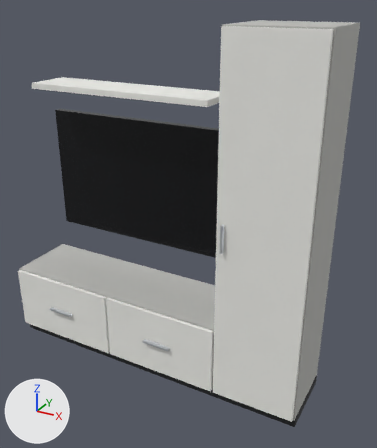
What one commit did to the glTF model modeller/tv-1800.glb.
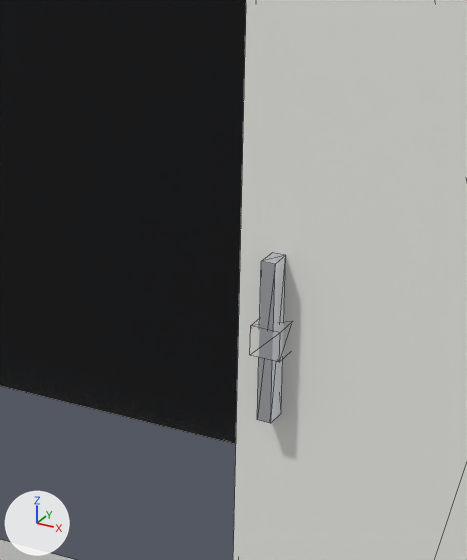
Old and new are each drawn whole from a camera (50 mm lens) standing at (1.401, -2.406, 2.008) and looking at (0.167, -0.161, 0.886) and again close up on the part from 46% to 68% of the width and 40% to 62% of the height. Lighting does not change. The marker at lower left points along +X, +Y and +Z. The last two pictures show the newer version. The close-ups show mesh edges as thin lines. Vertices at exactly the same position are counted once.

In view in the first close-up: 'mobilya'.
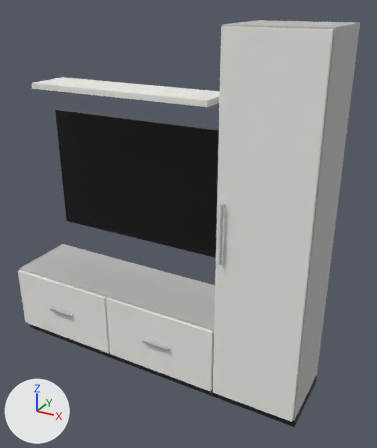
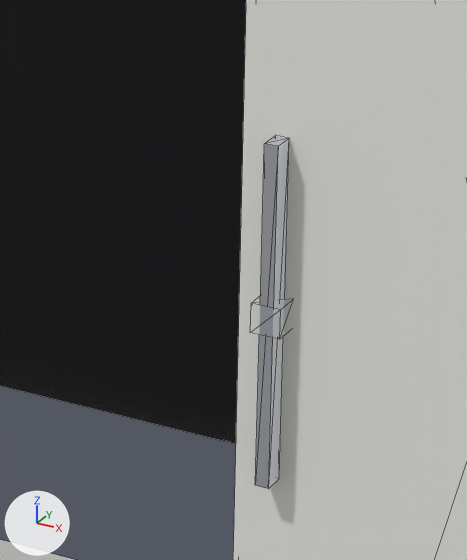
What differs and where, as boxes [x1, y1, x2, y2] in the close-ups (467 x 560 px; the box of a moved part takes in the faces that stretch with it):
part 1 of me_mesh_0, moved or reshaped
    before: [257, 253, 286, 423]
    after: [255, 135, 289, 489]
part 2 of me_mesh_0, moved or reshaped
    before: [250, 318, 292, 362]
    after: [250, 296, 293, 339]

The change, as a diff of the scene's bpy script:
```diff
--- a/modeller/tv-1800.glb.py
+++ b/modeller/tv-1800.glb.py
@@ me_mesh_0 @@
 me_mesh_0.from_pydata(...)  # 111 vertices, 180 faces; spans x -0.9..0.9, y -0.44..0.0, z 0.0..1.9
 # used by ob_mobilya; location = (0.0, 0.0, 0.0)
+# me_mesh_0 part 1: the loose piece of 8 vertices spanning x 0.48..0.5, y -0.44..-0.42, z 0.91..1.05 is scaled about its middle by (1, 1, 2.14), then moved by (0.0, 0.0, 0.02)
+# me_mesh_0 part 2: the loose piece of 8 vertices spanning x 0.48..0.5, y -0.44..-0.42, z 0.97..0.99 is moved by (0.0, 0.0, 0.02)
 me_mesh_0.materials.append(mat_kapak)
```
